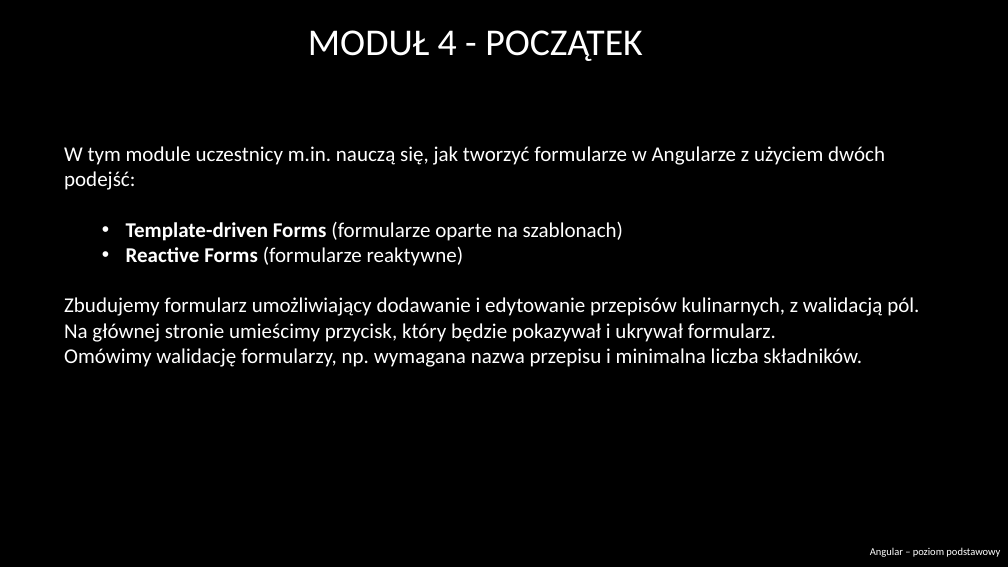
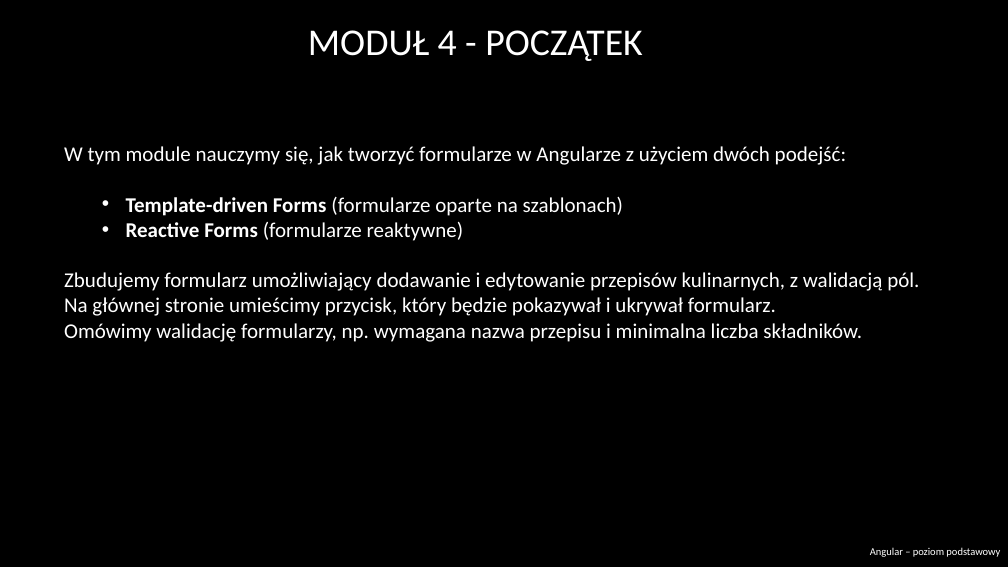
Before and after one commit to RafalSzczuka/angular-course-pfr, a slide deck: slide 45 of prezentacja/Angular beginner.pptx. Drawn at 1008x567 pixels with LibreOffice and Linux fonts; fonts in the diff are those of the drawing; background and template pictures are left out. Boxes give left, top, right and bottom in pixels: in the first picture for what was removed or moved away, otherwise in the second. Text is boxed around its words. In the diff, an @@ line names an element or a change of style, - is before the commit and + after.

```diff
--- a/prezentacja/Angular beginner.pptx
+++ b/prezentacja/Angular beginner.pptx
@@ text at bbox=[64, 146, 846, 165]: text changed @@
-W tym module uczestnicy m.in. nauczą się, jak tworzyć formularze w Angularze z użyciem dwóch podejść:
+W tym module nauczymy się, jak tworzyć formularze w Angularze z użyciem dwóch podejść:
```
Also in this commit, not shown: 6 other slides changed.
